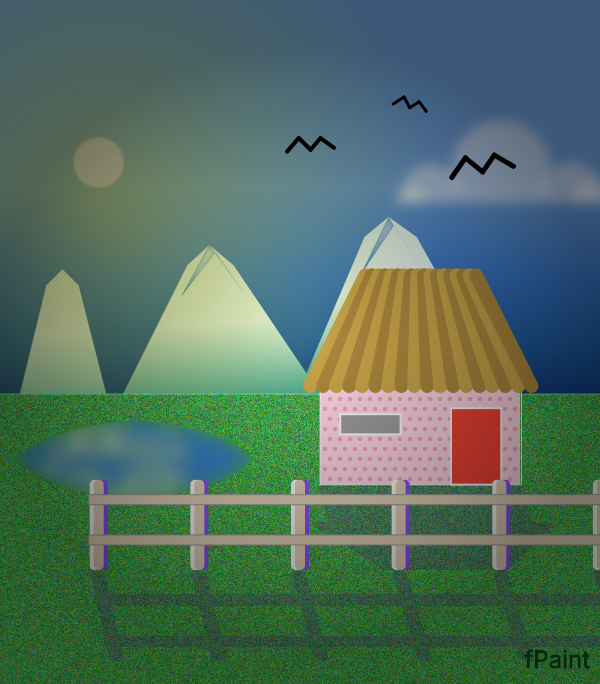
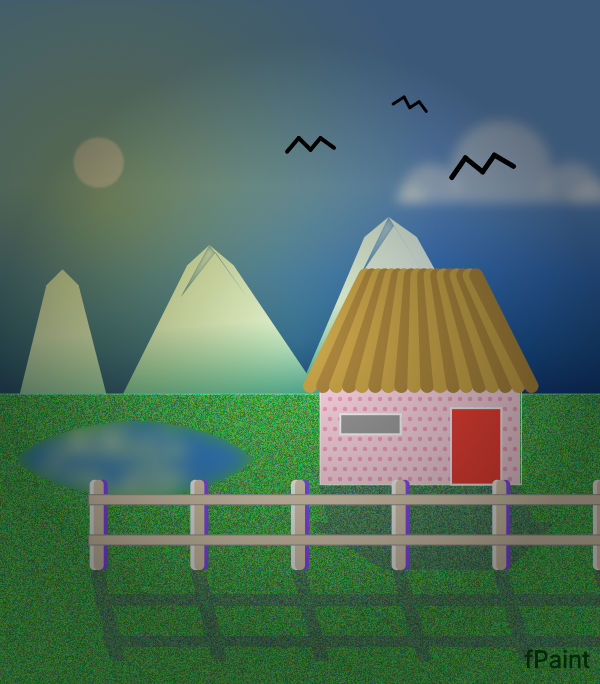
Layer changes from the first w=600, h=684 image to the second:
painted on "Land" over left=0, top=394, right=600, bottom=684
